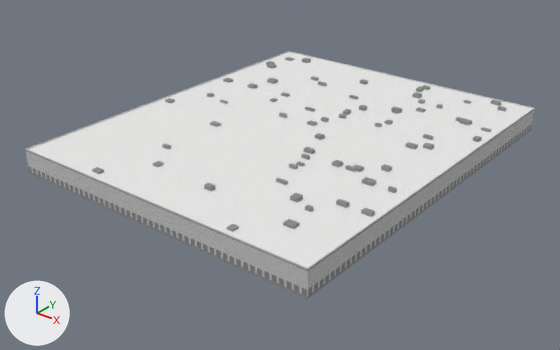
The glTF model data/models/khsv_warehouse.glb, before and after one commit.
Before and after are seen from a 50 mm lens placed at (285.0, -372.0, 206.0), pointed at (-1.0, -15.0, -16.0). The axes (+X, +Y, +Z) are drawn at lower left. The lights are the same throughout. The first picture is the older version.

In view in the first picture: 'khsv_warehouse_cargo_wall', 'khsv_warehouse_coping', 'khsv_warehouse_plant', 'khsv_warehouse_roof'.
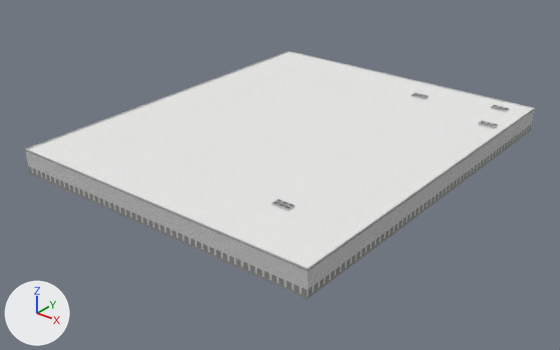
The change, as a list of edits to the scene's bpy script:
```text
Add img_ac_top:
    img_ac_top = load_image('ac_top', '_unpacked/ac_top', 96, 70, 'sRGB')
Add img_ac_side:
    img_ac_side = load_image('ac_side', '_unpacked/ac_side', 64, 44, 'sRGB')
Add mat_ac_top:
    mat_ac_top = principled_material('ac_top')
    mat_ac_top.texture = img_ac_top
    mat_ac_top.roughness = 0.85
Add mat_ac_side:
    mat_ac_side = principled_material('ac_side')
    mat_ac_side.texture = img_ac_side
    mat_ac_side.roughness = 0.85
Add me_khsv_warehouse_ac_top:
    me_khsv_warehouse_ac_top.from_pydata(...)  # 96 vertices, 48 faces; spans x 28.0..101.0, y -92.0..117.0, z 14.0
    me_khsv_warehouse_ac_top.materials.append(mat_ac_top)  # picture img_ac_top
Add me_khsv_warehouse_ac_side:
    me_khsv_warehouse_ac_side.from_pydata(...)  # 192 vertices, 192 faces; spans x 28.0..101.0, y -92.0..117.0, z 13.0..14.0
    me_khsv_warehouse_ac_side.materials.append(mat_ac_side)  # picture img_ac_side
Remove ob_khsv_warehouse_plant:
    ob_khsv_warehouse_plant = bpy.data.objects.new('khsv_warehouse_plant', me_khsv_warehouse_plant)
    ob_khsv_warehouse_plant.location = (0.0, 0.0, 0.0)
Add ob_khsv_warehouse_ac_top:
    ob_khsv_warehouse_ac_top = bpy.data.objects.new('khsv_warehouse_ac_top', me_khsv_warehouse_ac_top)
    ob_khsv_warehouse_ac_top.location = (0.0, 0.0, 0.0)
Add ob_khsv_warehouse_ac_side:
    ob_khsv_warehouse_ac_side = bpy.data.objects.new('khsv_warehouse_ac_side', me_khsv_warehouse_ac_side)
    ob_khsv_warehouse_ac_side.location = (0.0, 0.0, 0.0)
```

Pixel boxes [x1, y1, x2, y2] of what changed, in the pictures (560 x 350 px):
'khsv_warehouse_plant', deleted
    before: [92, 57, 506, 232]
'khsv_warehouse_ac_side', added
    after: [272, 94, 509, 211]
'khsv_warehouse_ac_top', added
    after: [272, 93, 509, 209]
